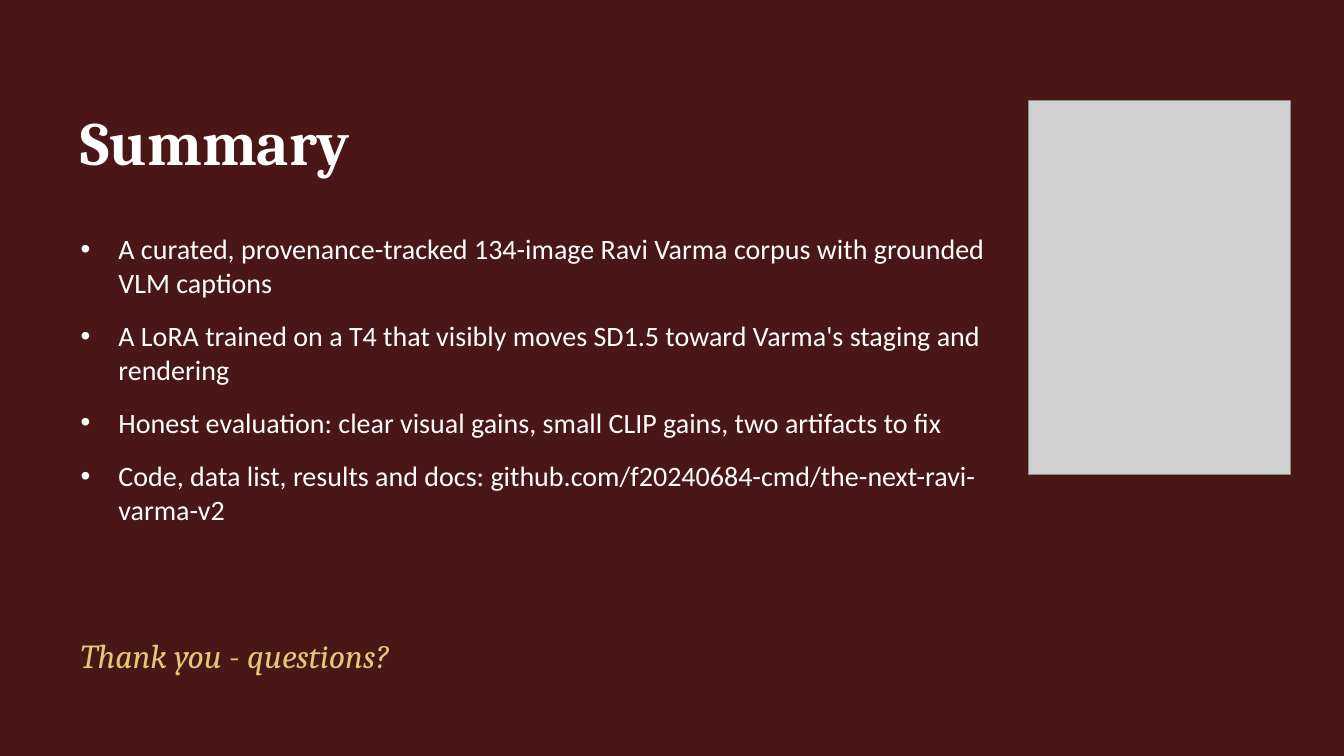
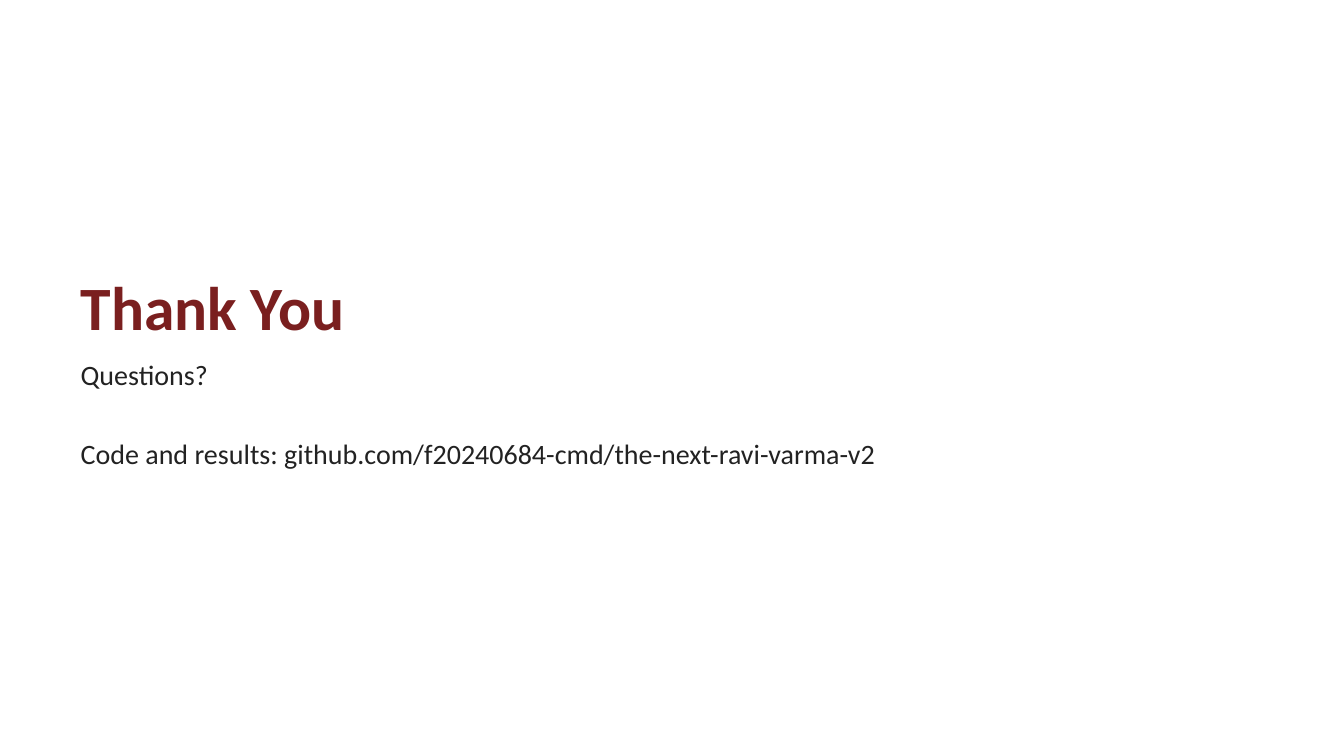
Before and after one commit to f20240684-cmd/the-next-ravi-varma-v2, a slide deck: slide 13 of docs/The_Next_Ravi_Varma_Milestone2_Review.pptx. Drawn at 1344x756 pixels with LibreOffice and Linux fonts; fonts in the diff are those of the drawing; grey boxes stand for pictures. Boxes give left, top, right and bottom in pixels: in the first picture for what was removed or moved away, otherwise in the second. Text is boxed around its words. In the diff, an @@ line names an element or a change of style, - is before the commit and + after.

```diff
--- a/docs/The_Next_Ravi_Varma_Milestone2_Review.pptx
+++ b/docs/The_Next_Ravi_Varma_Milestone2_Review.pptx
@@ background #4A1616 to #FFFFFF @@
@@ picture removed at <box>1028,101,1291,475</box> @@
@@ text removed at <box>81,123,350,179</box> @@
-Summary
@@ title added at <box>81,286,344,331</box>, 44 pt, text #7A1F1F, bold @@
+Thank You
@@ text at <box>81,365,875,469</box>: text changed; text colour #FFFFFF to #222222 @@
-• A curated, provenance-tracked 134-image Ravi Varma corpus with grounded VLM captions
-• A LoRA trained on a T4 that visibly moves SD1.5 toward Varma's staging and rendering
-• Honest evaluation: clear visual gains, small CLIP gains, two artifacts to fix
-• Code, data list, results and docs: github.com/f20240684-cmd/the-next-ravi-varma-v2
+Questions?
+Code and results: github.com/f20240684-cmd/the-next-ravi-varma-v2
@@ text removed at <box>81,644,389,676</box> @@
-Thank you - questions?
```
Also in this commit, not shown: 2 other slides changed, 10 slides added, 10 slides removed, 1 other file.
